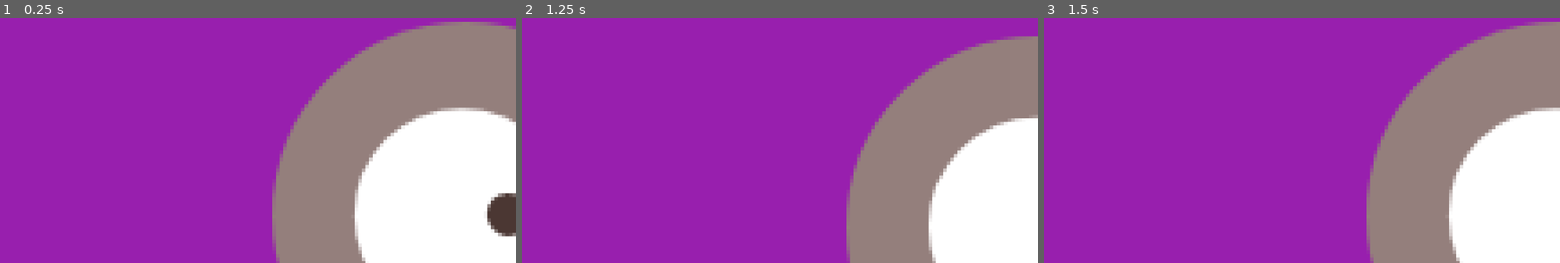
Above: before the commit, frames 1-3 (left to right).
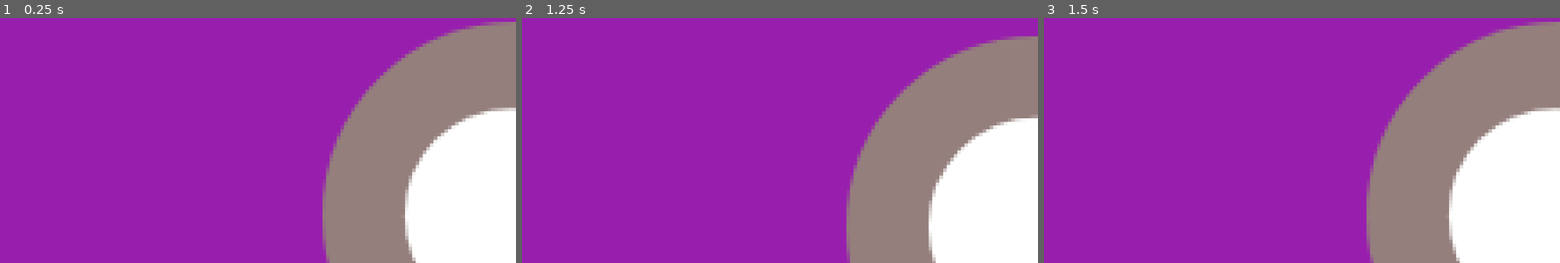
Above: after the commit, the same moments.

Repository: decimatedTomato/GMTK2025
Game: Godot game, scene res://scenes/VinceScenes/VinceTestScene.tscn
Two runs of this game, one before a commit and one after it. Both use one fixed random seed, a clock stepped at 60 frames per second and the inputs below. This scene is started directly instead of the project's main scene.
Inputs:
- Up to frame 1 (0.25 s): no input
- Up to frame 2 (1.25 s): tap Enter (ui_accept) at 0.5 s; hold Right (move_right) from 0.53 s (still down); tap Ctrl (dash) at 0.6 s; tap Space (jump) at 0.77 s
- Up to frame 3 (1.5 s): keep holding Right (move_right); tap Shift (run) at 1.35 s

The runs differ from the first frame. In frame 1, 18% of the frame differs, in the area x 52-100%, y 1-100%; in frame 2, nothing differs; in frame 3, nothing differs.

Commit message:
Added multiple shadows and spawn points

Diff:
--- a/scenes/VinceScenes/VinceTestScene.tscn
+++ b/scenes/VinceScenes/VinceTestScene.tscn
@@ -1,10 +1,12 @@
-[gd_scene load_steps=6 format=3 uid="uid://ruvc0jloqiwp"]
+[gd_scene load_steps=8 format=3 uid="uid://ruvc0jloqiwp"]
 
 [ext_resource type="Script" uid="uid://cr0h06xsruoou" path="res://scripts/VinceScripts/main.gd" id="1_0wfyh"]
 [ext_resource type="PackedScene" uid="uid://cw5y5fpsvl484" path="res://scenes/VinceScenes/player.tscn" id="1_o5qli"]
 [ext_resource type="PackedScene" uid="uid://bds40bph7ucjn" path="res://scenes/VinceScenes/mob.tscn" id="2_sugp2"]
 [ext_resource type="PackedScene" uid="uid://dma4dkw1hqb5l" path="res://scenes/VinceScenes/shadow.tscn" id="3_pqswy"]
 [ext_resource type="PackedScene" uid="uid://76m8ch5ccxjm" path="res://scenes/VinceScenes/endLocation.tscn" id="5_pqswy"]
+[ext_resource type="PackedScene" uid="uid://bkg07ke3vrxjg" path="res://scenes/VinceScenes/spawn_manager.tscn" id="6_0clep"]
+[ext_resource type="PackedScene" uid="uid://bgr010o7fytcq" path="res://scenes/VinceScenes/spawn_point.tscn" id="7_ogvv1"]
 
 [node name="VinceTestScene" type="Node"]
 script = ExtResource("1_0wfyh")
@@ -19,7 +21,24 @@
 autostart = true
 
 [node name="endLocation" parent="." instance=ExtResource("5_pqswy")]
-position = Vector2(430, 151)
+position = Vector2(405, 241)
+
+[node name="SpawnManager" parent="." instance=ExtResource("6_0clep")]
+
+[node name="SpawnPoint" parent="SpawnManager" instance=ExtResource("7_ogvv1")]
+position = Vector2(254, 371)
+
+[node name="SpawnPoint2" parent="SpawnManager" instance=ExtResource("7_ogvv1")]
+position = Vector2(251, 113)
+
+[node name="SpawnPoint3" parent="SpawnManager" instance=ExtResource("7_ogvv1")]
+position = Vector2(166, 236)
+
+[node name="SpawnPoint4" parent="SpawnManager" instance=ExtResource("7_ogvv1")]
+position = Vector2(367, 444)
+
+[node name="SpawnPoint5" parent="SpawnManager" instance=ExtResource("7_ogvv1")]
+position = Vector2(372, 31)
 
 [connection signal="hit" from="Player" to="." method="_on_player_hit"]
 [connection signal="hit" from="Player" to="." method="game_over"]
--- a/scenes/VinceScenes/shadow.tscn
+++ b/scenes/VinceScenes/shadow.tscn
@@ -33,12 +33,13 @@
 
 [sub_resource type="CircleShape2D" id="CircleShape2D_j7tw7"]
 
-[node name="Shadow" type="Area2D"]
+[node name="Shadow" type="Area2D" groups=["shadows"]]
 disable_mode = 2
 script = ExtResource("1_j7tw7")
 metadata/_edit_group_ = true
 
 [node name="AnimatedSprite2D" type="AnimatedSprite2D" parent="."]
+modulate = Color(0.358024, 0.638999, 0.728667, 1)
 scale = Vector2(0.5, 0.5)
 sprite_frames = SubResource("SpriteFrames_dw050")
 animation = &"walk"
--- /dev/null
+++ b/scenes/VinceScenes/spawn_manager.tscn
@@ -0,0 +1,6 @@
+[gd_scene load_steps=2 format=3 uid="uid://bkg07ke3vrxjg"]
+
+[ext_resource type="Script" uid="uid://bbm74n1d12hml" path="res://scripts/VinceScripts/spawn_manager.gd" id="1_lyd86"]
+
+[node name="SpawnManager" type="Node2D"]
+script = ExtResource("1_lyd86")
--- /dev/null
+++ b/scenes/VinceScenes/spawn_point.tscn
@@ -0,0 +1,3 @@
+[gd_scene format=3 uid="uid://bgr010o7fytcq"]
+
+[node name="SpawnPoint" type="Node2D"]
--- a/scripts/VinceScripts/main.gd
+++ b/scripts/VinceScripts/main.gd
@@ -3,6 +3,9 @@
 @export var mob_scene: PackedScene
 @export var shadow_scene: PackedScene
 var score
+
+func _ready():
+	$Player.position = $SpawnManager._get_next_spawn_point()
 
 func _on_mob_timer_timeout():
 	# Create a new instance of the Mob scene.
@@ -32,6 +35,11 @@
 
 func _on_player_hit():
 	_create_shadow_with_path()
+	$Player._reset()
+	$Player.position = $SpawnManager._get_next_spawn_point()
+	get_tree().call_group("shadows", "_reset")
+	$Player.show()
+
 
 func _create_shadow_with_path():
 	$ShadowPositionTimer.stop()
@@ -40,6 +48,7 @@
 	shadow.position = positionArray[0]
 	add_child(shadow)
 	shadow._setup_shadow(positionArray, $ShadowPositionTimer.wait_time)
+	$ShadowPositionTimer.start()
 
 func _process(delta):
 	pass
--- a/scripts/VinceScripts/player.gd
+++ b/scripts/VinceScripts/player.gd
@@ -41,9 +41,10 @@
 func _on_body_entered(_body):
 	hide() # Player disappears after being hit.
 	hit.emit()
-	# Must be deferred as we can't change physics properties on a physics callback.
-	$CollisionShape2D.set_deferred("disabled", true)
 
 func _on_shadow_position_timer_timeout():
 	positionArray.append(position);
 	#print("time: ", Time.get_ticks_msec())
+
+func _reset():
+	positionArray = []
--- a/scripts/VinceScripts/shadow.gd
+++ b/scripts/VinceScripts/shadow.gd
@@ -1,12 +1,12 @@
 extends Area2D
 
 var positions = []
-var currentIndex = 0
+var currentIndex
 var timeBetweenPoints
-var elapsed = 0
+var elapsed
 # Called when the node enters the scene tree for the first time.
 func _ready():
-	pass # Replace with function body.
+	pass
 
 
 # Called every frame. 'delta' is the elapsed time since the previous frame.
@@ -31,5 +31,11 @@
 func _setup_shadow(positionArray, timer):
 	positions = positionArray
 	timeBetweenPoints = timer
+	_reset()
+
+func _reset():
+	currentIndex = 0
+	elapsed = 0
 	position = positions[0]
+	show()
 	set_process(true)
--- /dev/null
+++ b/scripts/VinceScripts/spawn_manager.gd
@@ -0,0 +1,15 @@
+extends Node2D
+
+var spawnPoints: Array
+
+# Called when the node enters the scene tree for the first time.
+func _ready():
+	spawnPoints = find_children("*", "Node2D") as Array[Node2D]
+
+
+
+func _get_next_spawn_point():
+	var index = randi_range(0, spawnPoints.size() - 1)
+	var spawnPosition = spawnPoints[index].position
+	spawnPoints.remove_at(index)
+	return spawnPosition
Not shown: 1 places in scenes/Player.tscn that only renumber resources
Not shown, added: scripts/VinceScripts/spawn_manager.gd.uid
